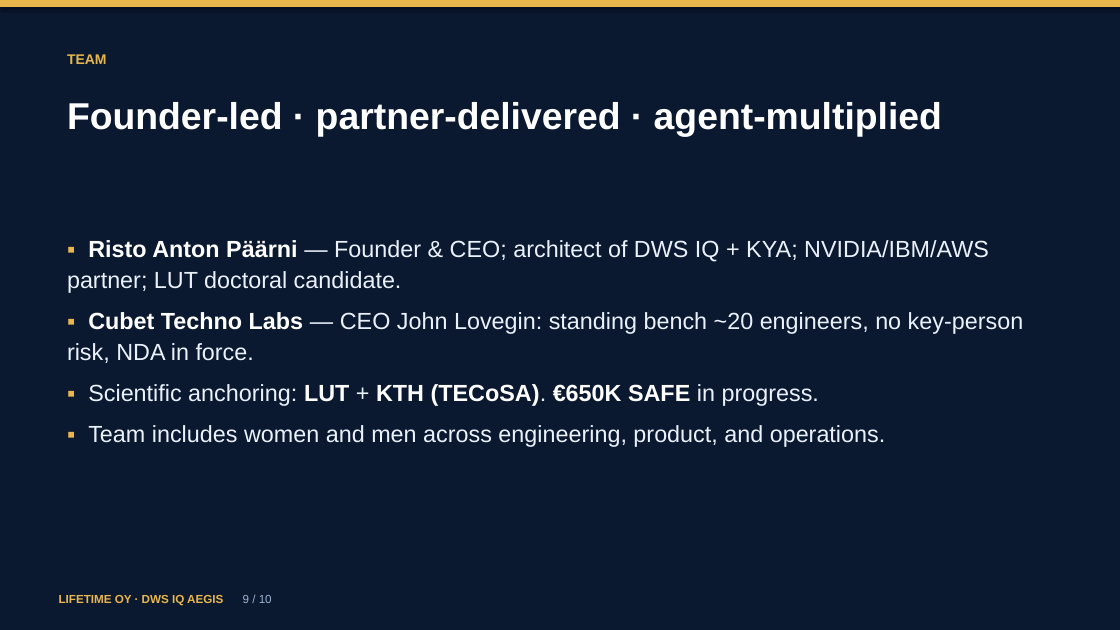
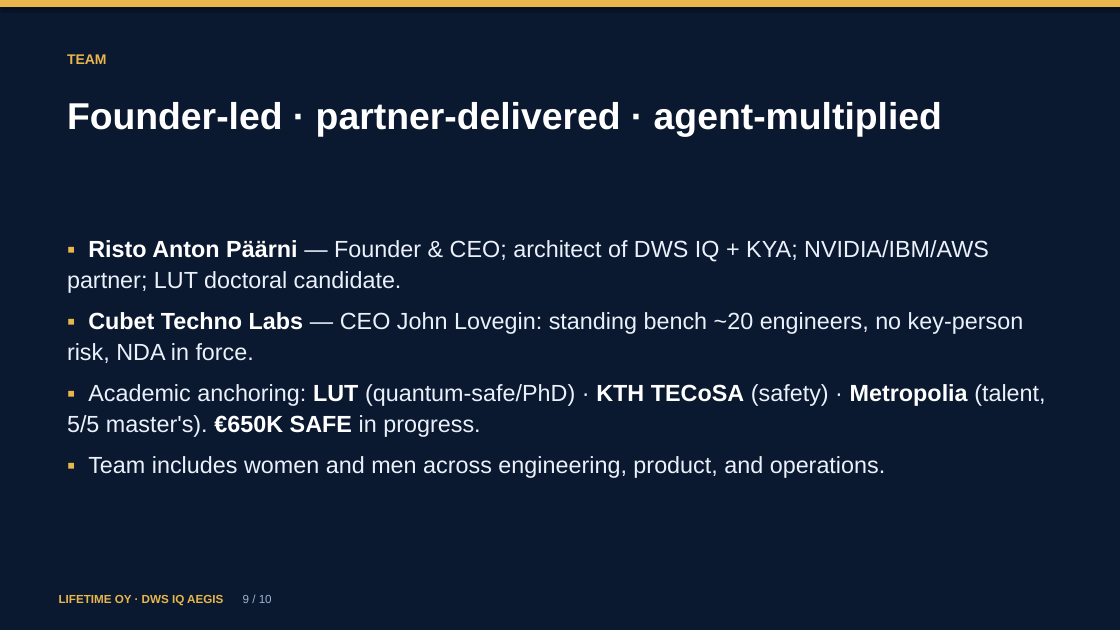
Before and after one commit to blogtheristo/opencode-all, a slide deck: slide 9 of docs/eic/EIC_STEP1_PITCH_DECK.pptx. Drawn at 1120x630 pixels with LibreOffice and Linux fonts; fonts in the diff are those of the drawing. Boxes give left, top, right and bottom in pixels: in the first picture for what was removed or moved away, otherwise in the second. Text is boxed around its words. In the diff, an @@ line names an element or a change of style, - is before the commit and + after.

```diff
--- a/docs/eic/EIC_STEP1_PITCH_DECK.pptx
+++ b/docs/eic/EIC_STEP1_PITCH_DECK.pptx
@@ text at <box>67,384,1045,437</box>: text changed @@
-▪ Scientific anchoring: LUT + KTH (TECoSA). €650K SAFE in progress.
+▪ Academic anchoring: LUT (quantum-safe/PhD) · KTH TECoSA (safety) · Metropolia (talent, 5/5 master's). €650K SAFE in progress.
```
Also in this commit, not shown: 5 other files.
